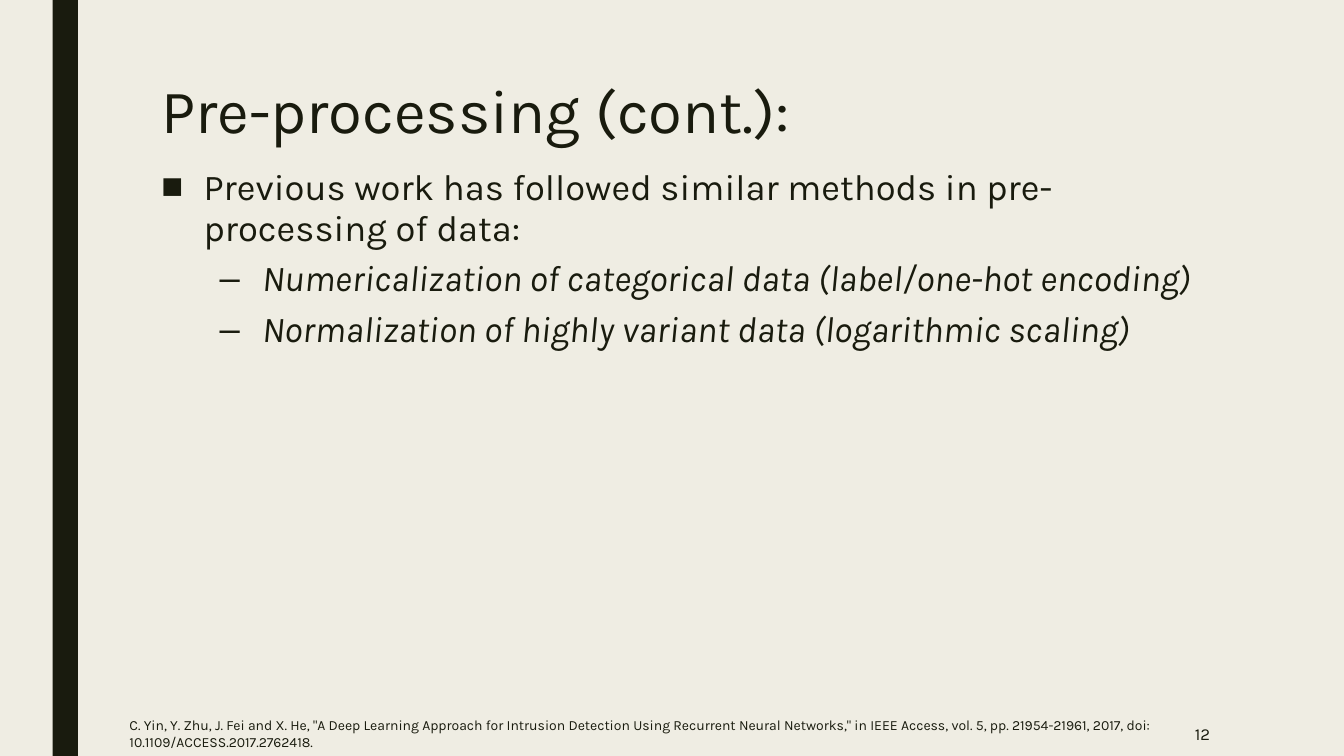
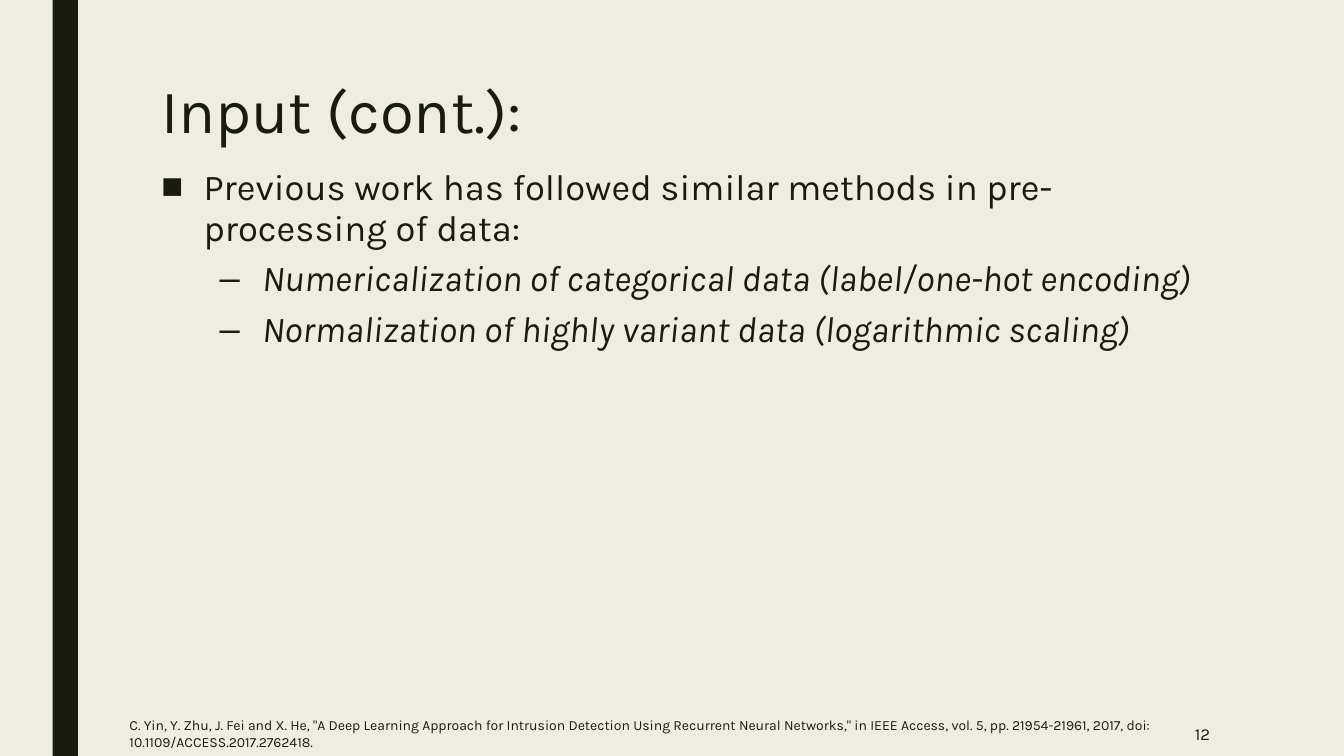
Before and after one commit to mohab-sameh/Anomaly-Based-IDS-Workbench, a slide deck: slide 12 of Presentations/Enhanced intrusion detection system with deep learning.pptx. Drawn at 1344x756 pixels with LibreOffice and Linux fonts; fonts in the diff are those of the drawing. Boxes give left, top, right and bottom in pixels: in the first picture for what was removed or moved away, otherwise in the second. Text is boxed around its words. In the diff, an @@ line names an element or a change of style, - is before the commit and + after.

```diff
--- a/Presentations/Enhanced intrusion detection system with deep learning.pptx
+++ b/Presentations/Enhanced intrusion detection system with deep learning.pptx
@@ title at [161, 88, 522, 148]: text changed @@
-Pre-processing (cont.):
+Input (cont.):
```
Also in this commit, not shown: 10 other slides changed, 4 slides added, 4 other files.
